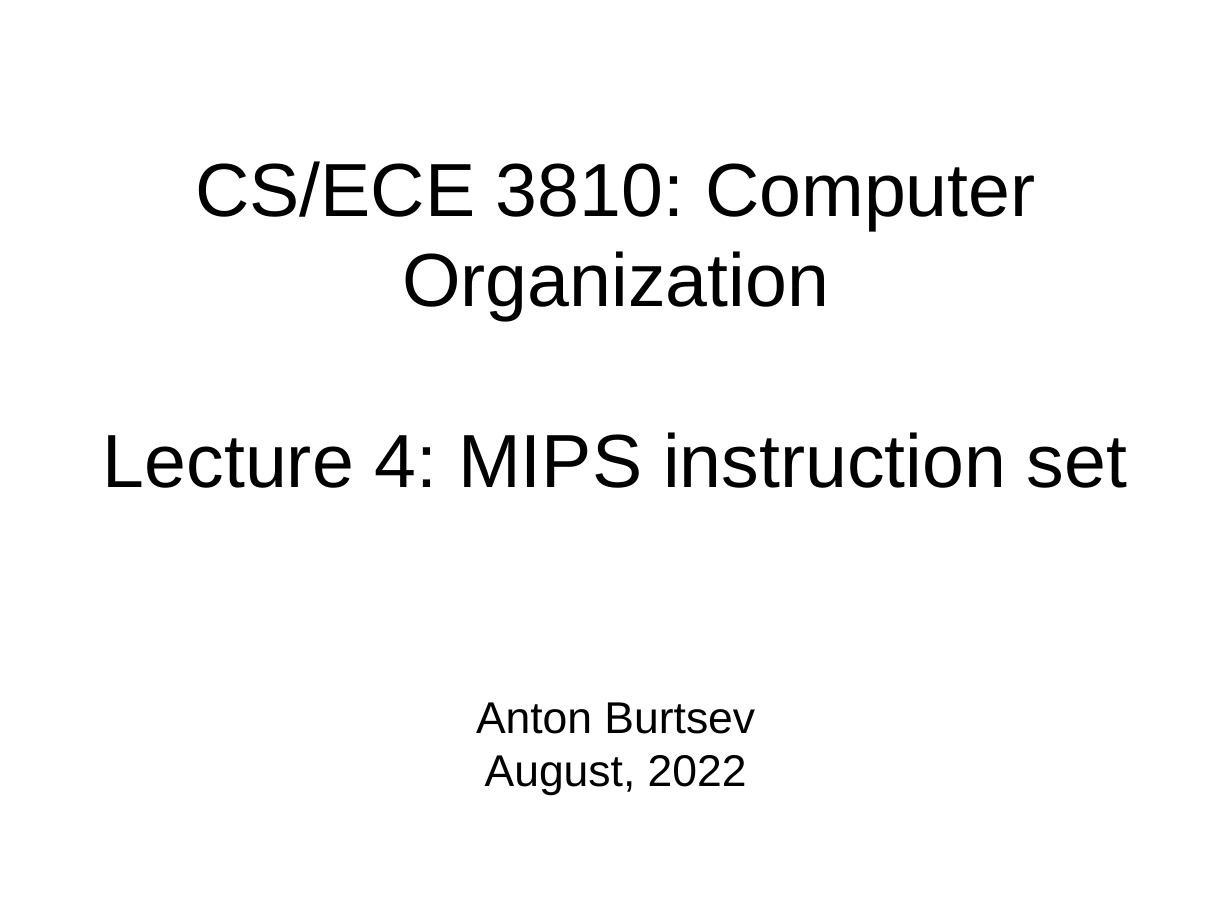
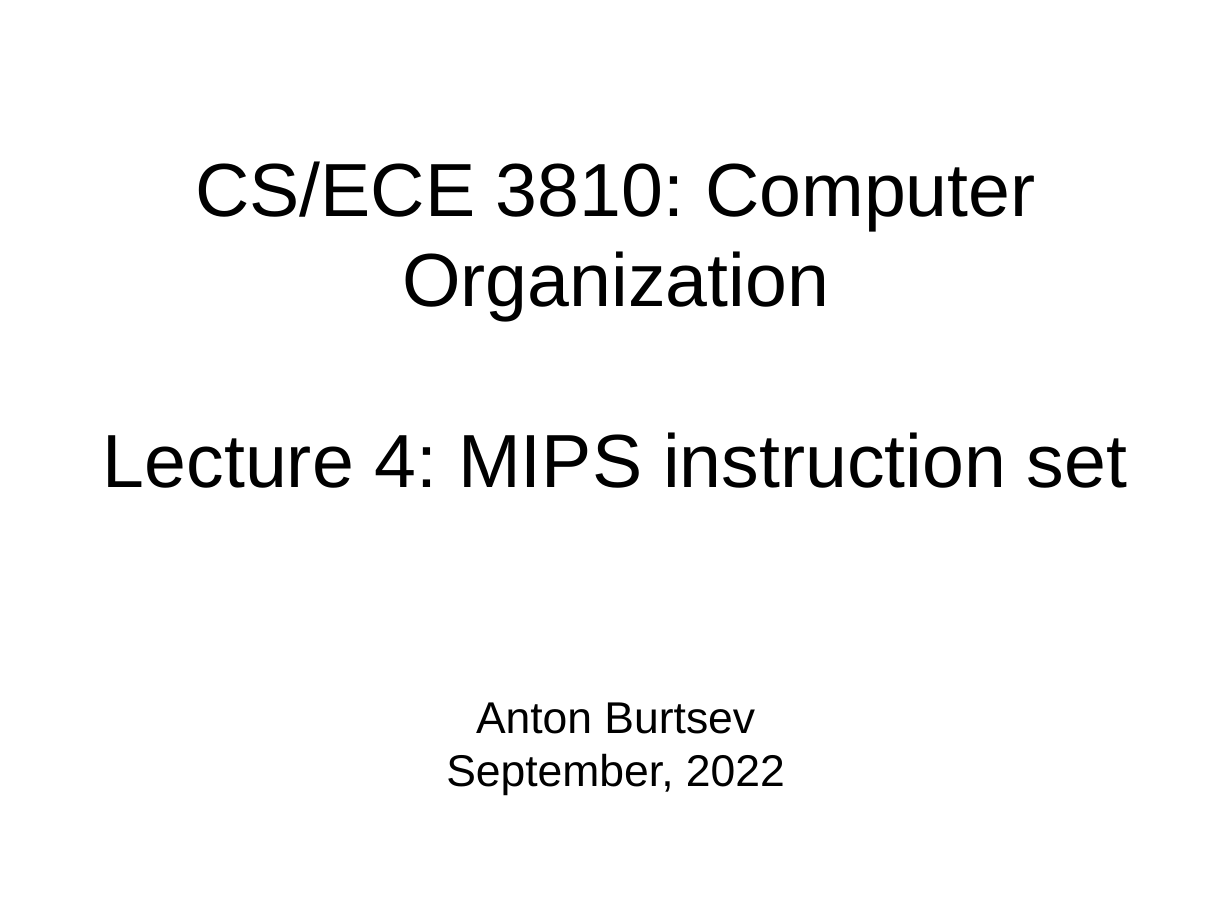
Before and after one commit to antonburtsev/cs3810, a slide deck: slide 1 of lectures/lecture04-mips/lecture-04-mips.odp. Drawn at 1232x924 pixels with LibreOffice and Linux fonts; fonts in the diff are those of the drawing. Boxes give left, top, right and bottom in pixels: in the first picture for what was removed or moved away, otherwise in the second. Text is boxed around its words. In the diff, an @@ line names an element or a change of style, - is before the commit and + after.

Commit message:
Slides

```diff
--- a/lectures/lecture04-mips/lecture-04-mips.odp
+++ b/lectures/lecture04-mips/lecture-04-mips.odp
@@ subtitle at box(446, 753, 785, 795): text changed @@
-August, 2022
+September, 2022
```
Also in this commit, not shown: 29 slides added, 1 slide removed, 1 other file.
